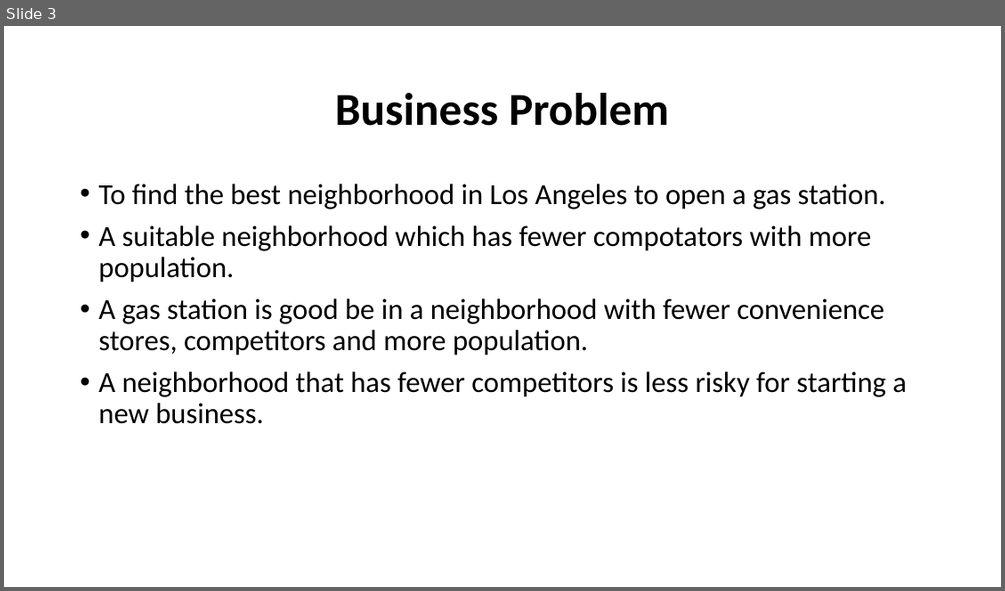
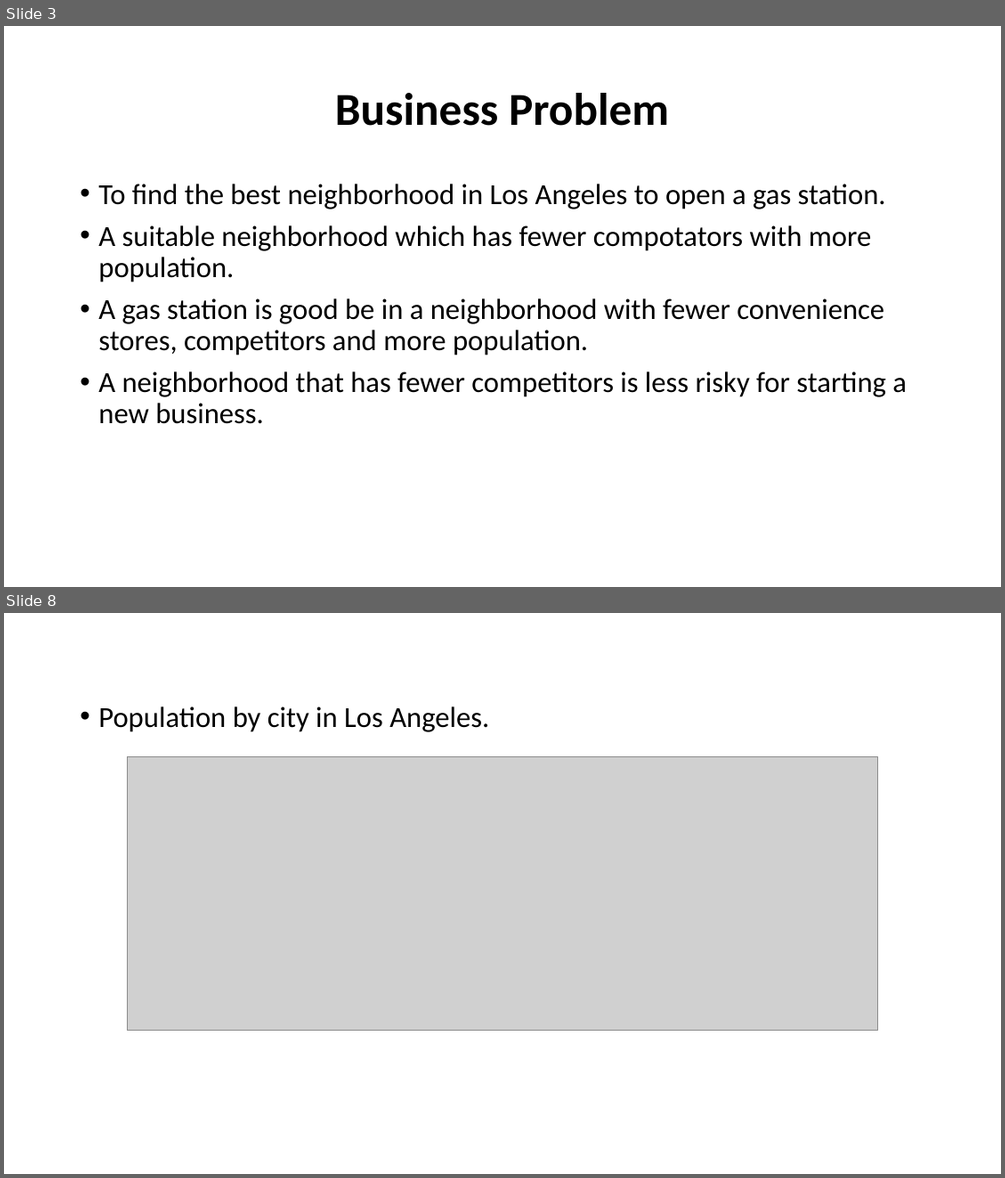
Before and after one commit to manipopuri/Coursera_Capstone, a slide deck: Find the Best Location to Open a Gas Station in Los Angeles.pptx. Shown one above the other, each under a label of ours: slide 3 before the commit, slides 3 and 8 after it; the slides between them are not shown. The pictures are 1005x591 and 1005x1178 pixels, drawn with LibreOffice and Linux fonts; fonts in the diff are those of the drawing; grey boxes stand for pictures. Boxes give left, top, right and bottom in pixels: in the first picture for what was removed or moved away, otherwise in the second. Text is boxed around its words. In the diff, an @@ line names an element or a change of style, - is before the commit and + after.

```diff
--- a/Find the Best Location to Open a Gas Station in Los Angeles.pptx
+++ b/Find the Best Location to Open a Gas Station in Los Angeles.pptx
@@ slide 8 added at [4, 613, 1001, 1174], background #FFFFFF @@
@@ text added at [98, 706, 489, 732], 28 pt, text #000000 @@
+• Population by city in Los Angeles.
@@ picture added at [128, 756, 878, 1030] @@
```
Also in this commit, not shown: 9 other slides added.
